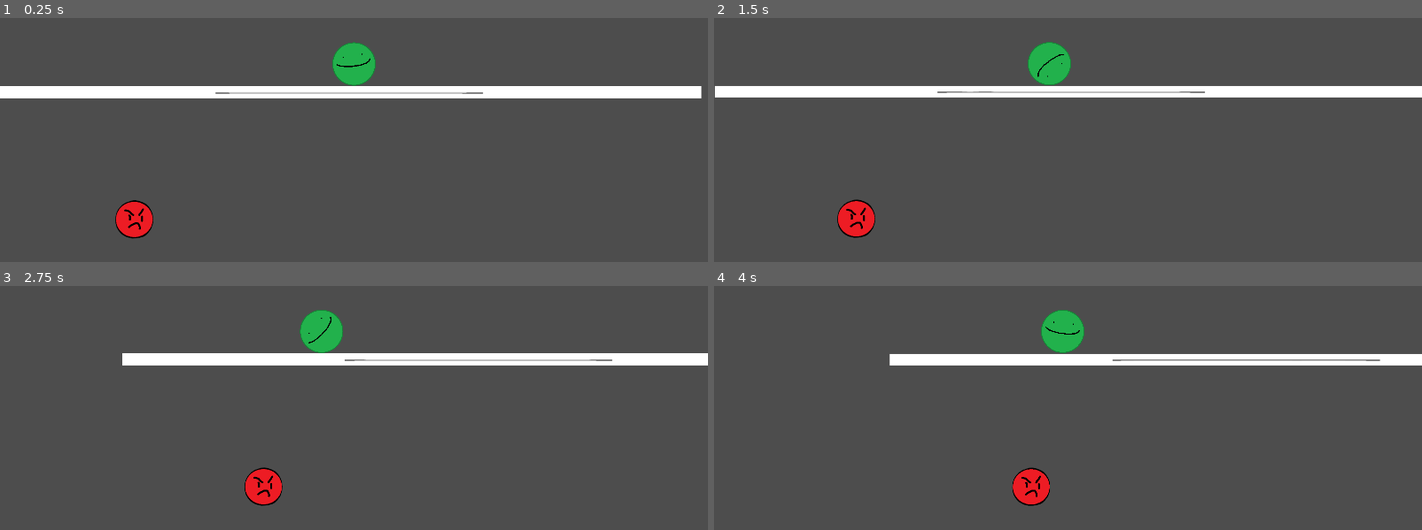
Above: before the commit, frames 1-4 (two rows, left to right).
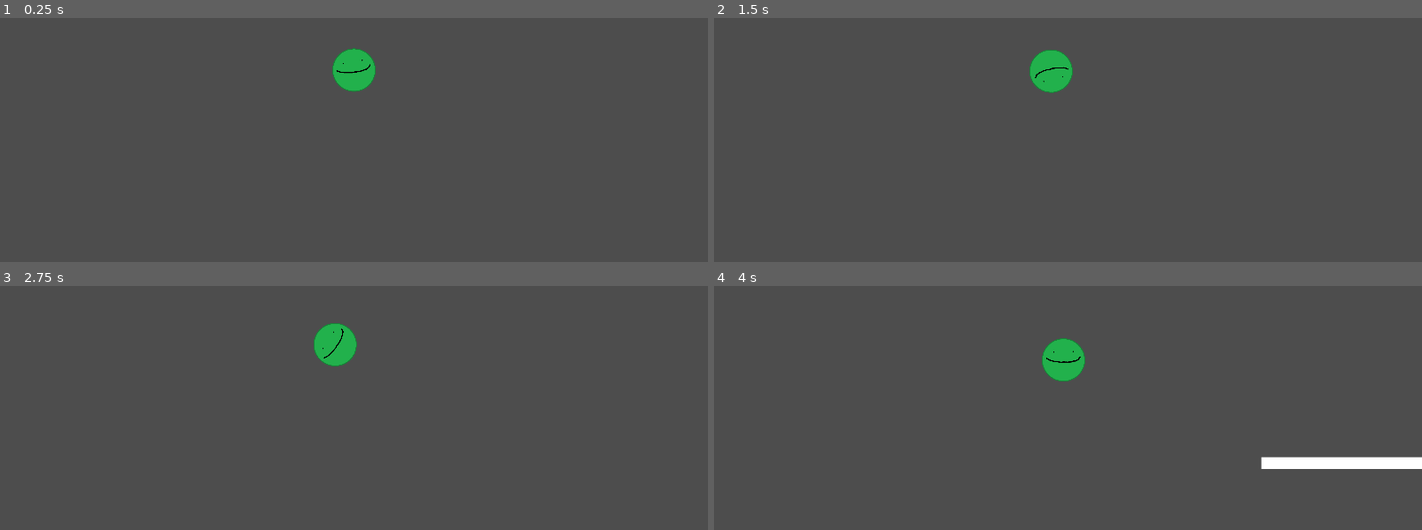
Above: after the commit, the same moments.

Repository: ai43184-school/School-project
Game: Godot game, scene res://Scenes/main.tscn
The game is run twice, just before and just after one commit, with the same random seed, the same clock (stepped at 60 frames per second) and the same inputs.
Inputs (mouse positions are in pixels of both pictures, inside the frame that each line leads up to):
- Up to frame 1 (0.25 s): no input
- Up to frame 2 (1.5 s): move the mouse to (1223, 44) at 0.52 s; press the mouse at (1223, 44) at 0.53 s; move the mouse to (926, 83) at 1.27 s; release the mouse at (926, 83) at 1.28 s; click (926, 83) at 1.35 s
- Up to frame 3 (2.75 s): move the mouse to (outside the picture) at 2.02 s; press the mouse at (outside the picture) at 2.03 s
- Up to frame 4 (4 s): move the mouse to (1032, 410) at 2.77 s; release the mouse at (1032, 410) at 2.78 s; click (1032, 410) at 2.85 s; move the mouse to (1280, 390) at 3.52 s; press the mouse at (1280, 390) at 3.53 s

The runs differ from the first frame. In frame 1, 6.1% of the frame differs, in the area x 0-100%, y 9-91%; in frame 2, 5.8%; in frame 3, 5.6%; in frame 4, 6.4%, in the area x 24-100%, y 9-91%.

Commit message:
Somewhat working spawning?

Diff:
--- a/only-way-is-up/Scenes/Player.tscn
+++ b/only-way-is-up/Scenes/Player.tscn
@@ -11,7 +11,7 @@
 
 [node name="Player" type="RigidBody2D" unique_id=1072527857 node_paths=PackedStringArray("camera_2d") groups=["Player"]]
 script = ExtResource("1_kpjcp")
-camera_2d = NodePath("Camera2D")
+camera_2d = NodePath("")
 
 [node name="Hitbox" type="CollisionShape2D" parent="." unique_id=2101750744 groups=["Player"]]
 scale = Vector2(0.5, 0.5)
@@ -21,13 +21,6 @@
 scale = Vector2(0.5, 0.5)
 texture = ExtResource("1_xhfnw")
 
-[node name="Camera2D" type="Camera2D" parent="." unique_id=197277803]
-limit_left = -500000000
-limit_top = -500000000
-limit_right = 500000000
-limit_bottom = 500000000
-position_smoothing_enabled = true
-
 [node name="Area2D" type="Area2D" parent="." unique_id=133005129 groups=["Player"]]
 
 [node name="CollisionShape2D" type="CollisionShape2D" parent="Area2D" unique_id=574158093 groups=["Player"]]
--- a/only-way-is-up/Scenes/main.tscn
+++ b/only-way-is-up/Scenes/main.tscn
@@ -7,9 +7,6 @@
 
 [sub_resource type="RectangleShape2D" id="RectangleShape2D_7u77a"]
 size = Vector2(1922, 31)
-
-[sub_resource type="PhysicsMaterial" id="PhysicsMaterial_0xgt5"]
-bounce = 0.25
 
 [node name="Main" type="Node2D" unique_id=1208540577]
 
@@ -21,10 +18,6 @@
 shape = SubResource("RectangleShape2D_7u77a")
 metadata/_edit_lock_ = true
 
-[node name="Player" parent="." unique_id=326094340 instance=ExtResource("1_jjgbg")]
-position = Vector2(985, 979)
-physics_material_override = SubResource("PhysicsMaterial_0xgt5")
-
 [node name="Icon" type="Sprite2D" parent="." unique_id=817837624]
 z_index = -1
 position = Vector2(966.5, 1060)
@@ -35,3 +28,8 @@
 
 [node name="Enemy" parent="." unique_id=364098181 instance=ExtResource("4_jjvhh")]
 position = Vector2(389, 1406)
+
+[node name="Player" parent="." unique_id=1072527857 instance=ExtResource("1_jjgbg")]
+
+[node name="Camera2D2" type="Camera2D" parent="Player" unique_id=443207109]
+position_smoothing_enabled = true
--- a/only-way-is-up/Scripts/enemy_1.gd
+++ b/only-way-is-up/Scripts/enemy_1.gd
@@ -6,6 +6,6 @@
 		GameManager.can_launch = true
 		queue_free()
 
-func _on_area_entered(area: Area2D) -> void:
-	if area.is_in_group("Enemy"):
-		queue_free()
+#func _on_area_entered(area: Area2D) -> void:
+	#if area.is_in_group("Enemy"):
+		#queue_free()
--- a/only-way-is-up/Scripts/player.gd
+++ b/only-way-is-up/Scripts/player.gd
@@ -7,12 +7,32 @@
 var speed: float = 2
 
 # spawning enemies
-@onready var enemy = preload("res://Scenes/Enemy1.tscn")
+@onready var enemy_scene = preload("res://Scenes/Enemy1.tscn")
 
-var enemies = ["normalEnemy", "spikeEnemy"]
+var enemies = ["normalEnemy", "spikeEnemy"] # Note: Not currently used in your spawn logic
 
-var distance: float
-var distanceUsed: float
+var distance: float = 0.0
+var distance_used: float = 0.0
+var spawn_interval: float = 50.0 # Adjust this for how often enemies spawn
+
+func spawn_enemy():
+	var enemy_to_spawn = select_enemy_to_spawn()
+
+	# Your custom random Y calculation
+	var x_pos: float = floor(abs(randf_range(0.0, -50.0) - randf_range(0.0, 50.0)) * (100 - (-2)) + (-2))
+	var pos_to_spawn_enemy: Vector2 = Vector2(x_pos, distance)
+
+	enemy_to_spawn.position = pos_to_spawn_enemy
+	print("Spawning enemy at: ", pos_to_spawn_enemy)
+
+	# Using get_parent().add_child() is often safer than add_sibling()
+	# to avoid issues with the scene tree order.
+	get_parent().add_child(enemy_to_spawn)
+
+func select_enemy_to_spawn():
+	# This takes the PackedScene and creates an actual node instance
+	var new_enemy = enemy_scene.instantiate()
+	return new_enemy
 
 
 func Launch():
@@ -28,36 +48,18 @@
 	else:
 		Engine.time_scale = 1
 
-func _physics_process(delta: float) -> void:
+func _process(delta):
 	if GameManager.can_launch:
 		Launch()
 
+	# 1. Update the 'distance' based on player progress
+	if (distance < position.y + 50):
+		distance = position.y - 500
 
-	if (distance < position.x + 50):
-		distance = position.x + 50
-
-	var distToGo: float = floor(distance - distanceUsed)
-
-	if (distanceUsed < distance && distToGo > 4):
-		distanceUsed = distance
-		SpawnEnemy()
-
-
-
-
-func SpawnEnemy():
-	var enemyToSpawn = SelectEnemyToSpawn()
-
-	var yPos: float = floor(abs(randf_range(0.0,1.0)-randf_range(0.0,1.0)) * (1+100 - (-2)) + (-2))
-	var posToSpawnEnemy: Vector2 = Vector2(distance,yPos)
-
-	enemyToSpawn.position = posToSpawnEnemy
-	print(posToSpawnEnemy)
-	add_sibling(enemyToSpawn)
-
-func SelectEnemyToSpawn():
-	var enemy_scene = enemy.instantiate()
-	return enemy_scene
+	# 2. Logic to trigger a spawn every 'spawn_interval' units
+	if (distance - distance_used > spawn_interval):
+		distance_used = distance
+		spawn_enemy()
 
 func _on_area_2d_body_entered(body: Node2D) -> void:
 	GameManager.can_launch = true
